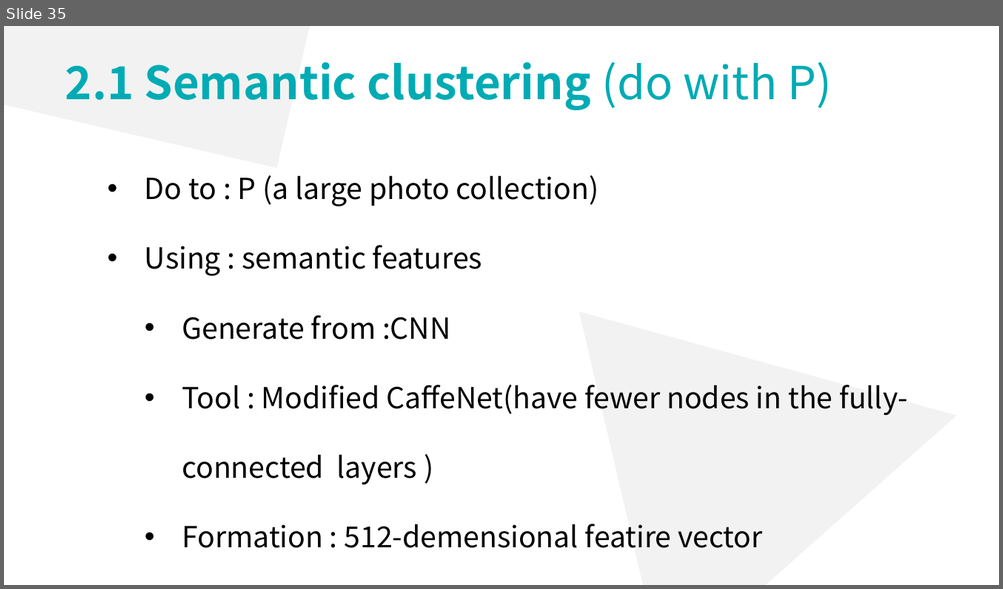
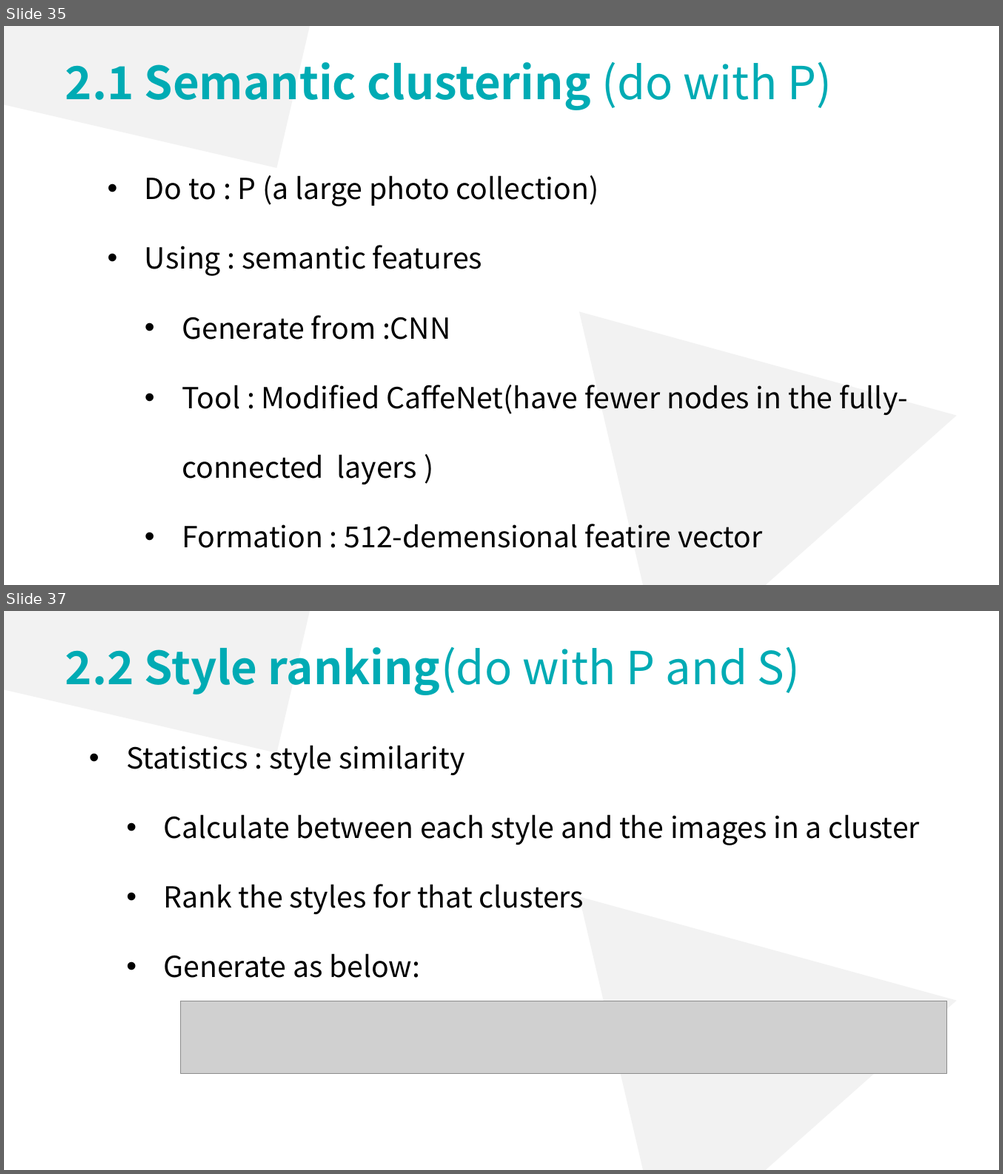
Before and after one commit to lsyoath/sheepy, a slide deck: ComputerVision.pptx. Shown one above the other, each under a label of ours: slide 35 before the commit, slides 35 and 37 after it; the slides between them are not shown. The pictures are 1003x589 and 1003x1174 pixels, drawn with LibreOffice and Linux fonts; fonts in the diff are those of the drawing; grey boxes stand for pictures. Boxes give left, top, right and bottom in pixels: in the first picture for what was removed or moved away, otherwise in the second. Text is boxed around its words. In the diff, an @@ line names an element or a change of style, - is before the commit and + after.

```diff
--- a/ComputerVision.pptx
+++ b/ComputerVision.pptx
@@ slide 37 added at <box>4,611,999,1170</box>, background #FFFFFF @@
@@ rectangle added at <box>4,611,341,753</box>, fill #F2F2F2 @@
@@ text added at <box>65,647,800,695</box>, 44 pt, text #00ABB4, bold @@
+2.2 Style ranking(do with P and S)
@@ text added at <box>126,745,919,978</box>, 28 pt, text #000000 @@
+• Statistics : style similarity
+  • Calculate between each style and the images in a cluster
+  • Rank the styles for that clusters
+  • Generate as below:
@@ triangle added at <box>580,819,999,1170</box>, fill #F2F2F2 @@
@@ picture added at <box>180,1001,946,1073</box> @@
```
Also in this commit, not shown: 3 slides changed, 7 other slides added.
